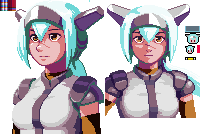
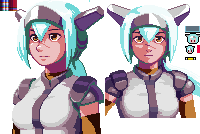
The second 200px x 134px image is a revision of the first. Changes to its layers:
painted on "crop to this and then save" over (x1=1, y1=0, x2=17, y2=11)
